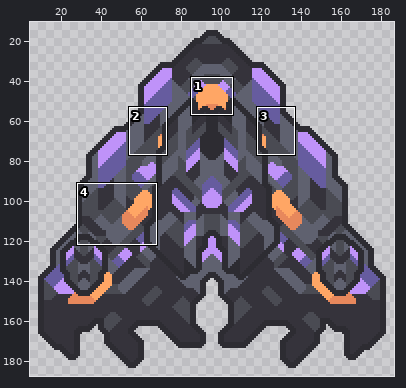
One commit to this sprite sheet: sprites/units/disentegrate-full.png. The picture above shows the old version from afar; the outline marks the close-up.
Close-up. Earlier state:
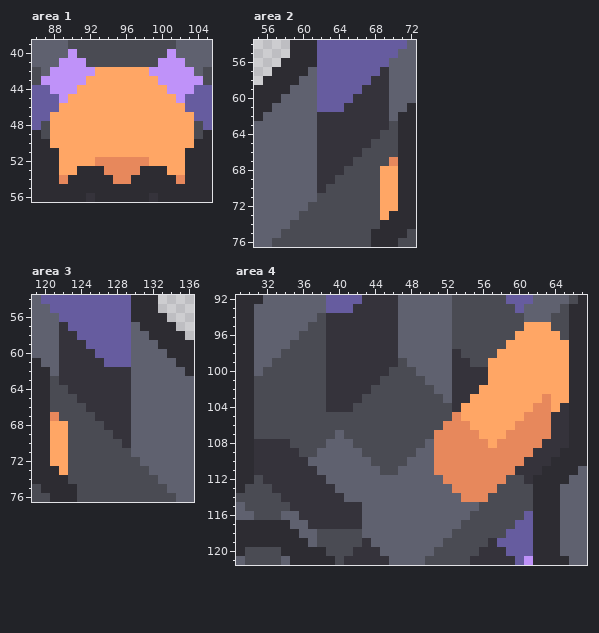
The file is 192x192 pixels. Shown: area 1: x 86..105, y 39..56; area 2: x 55..72, y 54..76; area 3: x 119..136, y 54..76; area 4: x 29..67, y 92..121. The wide view leaves out empty margins. The commit also changed other parts of the picture, which this record leaves out.
Once edited:
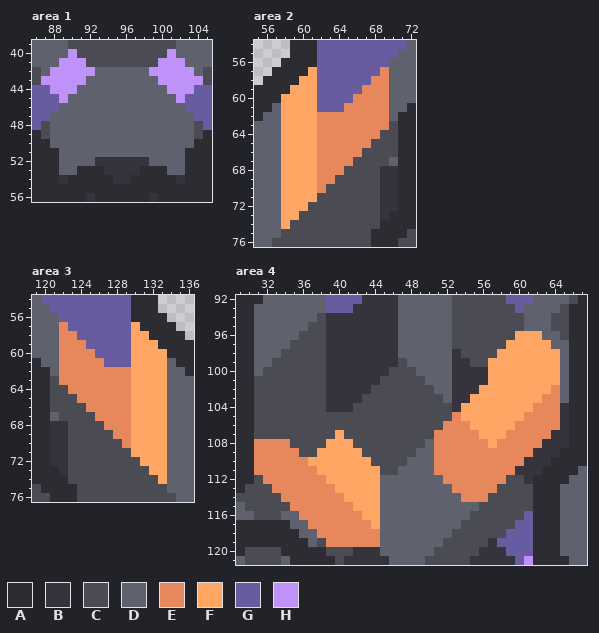
Palette (. is transparent): A #2d2c32  B #35333b  C #4a4b53  D #5f616f  E #e7885c  F #ffa665  G #665c9f  H #bf92f9
Edits made:
Changed rows in their new state; - is an unchanged pixel.
Area 1:
first column x 88:
42 -----DDDDDD-----
43 ----DDDDDDDD----
44 ---DDDDDDDDDD---
45 --DDDDDDDDDDDD--
46 -DDDDDDDDDDDDDD-
47 DDDDDDDDDDDDDDDD
48 DDDDDDDDDDDDDDDD
49 DDDDDDDDDDDDDDDD
50 DDDDDDDDDDDDDDDD
51 -DDDDDDDDDDDDDD-
52 -DDDDBBBBBBDDDD-
53 -DD---BBBB---DD-
54 -B-----BB-----B-
Area 2:
first column x 58:
57 ---F-------E-
58 --FF------EE-
59 -FFF-----EEE-
60 FFFF----EEEE-
61 FFFF---EEEEE-
62 FFFFEEEEEEEE-
63 FFFFEEEEEEEE-
64 FFFFEEEEEEE--
65 FFFFEEEEEE---
66 FFFFEEEEE----
67 FFFFEEEE----D
68 FFFFEEE----BB
69 FFFFEE-----BB
70 FFFFE------BB
71 FFFF-------BB
72 FFF--------BB
73 FF---------B-
74 F------------
Area 3:
first column x 121:
57 -E-------F---
58 -EE------FF--
59 -EEE-----FFF-
60 -EEEE----FFFF
61 -EEEEE---FFFF
62 -EEEEEEEEFFFF
63 -EEEEEEEEFFFF
64 --EEEEEEEFFFF
65 ---EEEEEEFFFF
66 ----EEEEEFFFF
67 D----EEEEFFFF
68 BB----EEEFFFF
69 BB-----EEFFFF
70 BB------EFFFF
71 BB-------FFFF
72 BB--------FFF
73 -B---------FF
74 ------------F
Area 4:
first column x 31:
 95 ------------------------------DDD--
 96 --------------------------------DD-
 97 ---------------------------------DD
 98 ----------------------------------D
 99 ----------------------------------D
100 ----------------------------------D
101 ----------------------------------D
102 ---------------------------------ED
103 ---------------------------------ED
104 ---------------------------------E-
105 ---------------------------------E-
106 ---------------------------------E-
107 ---------F-------------------------
108 EEEE----FFF------------------------
109 EEEEE--FFFFF-----------------------
110 EEEEEEFFFFFFF----------------------
111 EEEEEEEFFFFFFF---------------------
112 -EEEEEEEFFFFFF---------------------
113 --EEEEEEEFFFFF---------------------
114 ---EEEEEEEFFFF---------------------
115 ----EEEEEEEFFF---------------------
116 -----EEEEEEEFF---------------------
117 ------EEEEEEEF---------------------
118 -------EEEEEEE---------------------
119 --------EEEEEE---------------------
